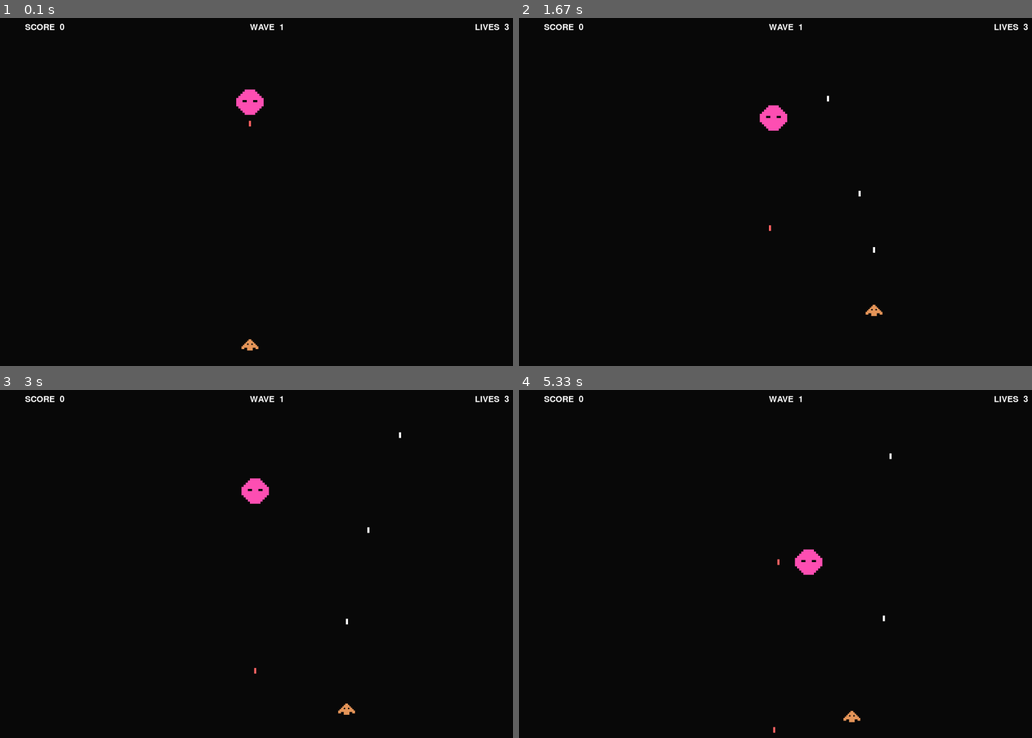
Above: before the commit, frames 1-4 (two rows, left to right).
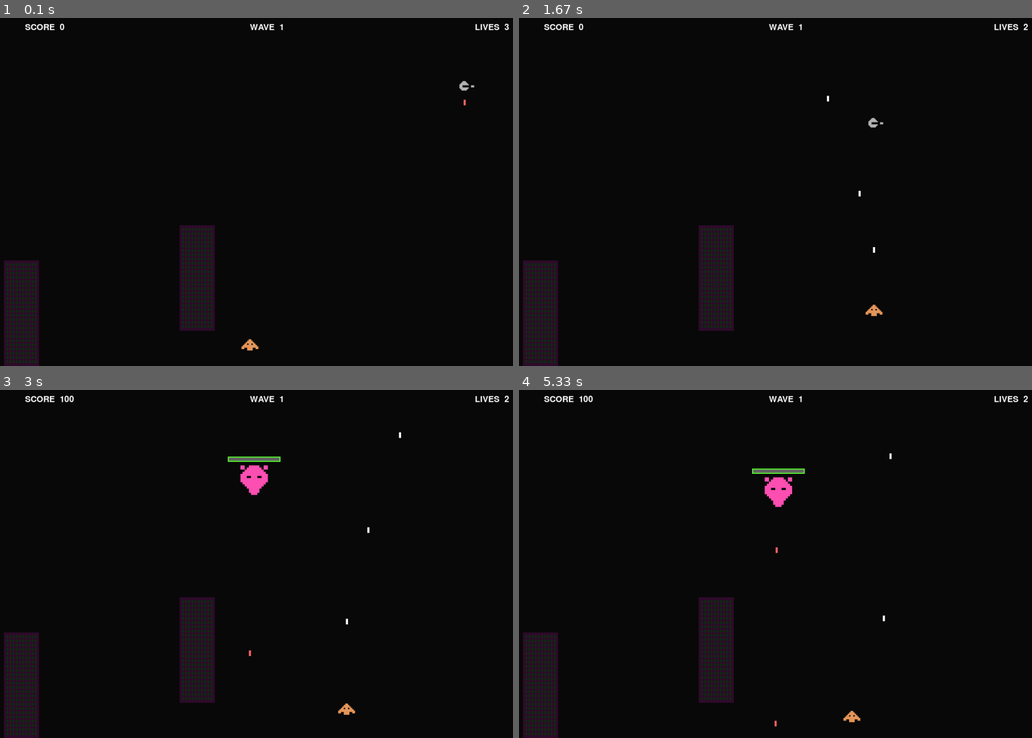
Above: after the commit, the same moments.

Repository: typical-byte-world/sandbox-game
Game: pygame game, started from main.py
Same seed, same stepped clock (60 frames per second), same inputs: the game is played once before the commit and once after it.
Inputs:
- Up to frame 1 (0.1 s): no input
- Up to frame 2 (1.67 s): hold R 0.33-0.8 s; hold Right 0.33-0.8 s; hold Right 0.83-1.3 s; tap Space at 0.9, 1.2, 1.4 s; hold Up 1.33-1.63 s
- Up to frame 3 (3 s): hold Right 1.67-2.13 s; tap Space at 1.73, 2.03, 2.23, 2.53, 2.8 s; hold Left 2.17-2.7 s; hold Down from 2.73 s (still down)
- Up to frame 4 (5.33 s): release Down at 3.03 s; hold Left 3.07-3.47 s; tap Space at 3.13, 3.43, 3.57, 3.97, 4.27, 4.63, 5.03 s; hold Up 3.5-3.87 s; hold Right 3.9-4.53 s; hold Down 4.57-4.93 s; hold Left from 4.97 s (still down)

The runs differ from the first frame. In frame 1, 4.1% of the frame differs, in the area x 0-93%, y 17-100%; in frame 2, 4.1%; in frame 3, 4.4%; in frame 4, 4.6%, in the area x 0-100%, y 1-100%.

Commit message:
Add two buildings

Diff:
--- /dev/null
+++ b/game_env/building.py
@@ -0,0 +1,89 @@
+import pygame
+from game_env.settings import (
+    WIDTH,
+    HEIGHT,
+    BUILDING_HEIGHT,
+    BUILDING_WIDTH,
+    WINDOW_WIDTH,
+    WINDOW_HEIGHT,
+    WINDOW_GAP_X,
+    WINDOW_GAP_Y,
+    BUILDING_POSITION_X,
+    BUILDING_COLOR,
+    WINDOW_COLOR
+)
+from game_env.pixel_art import draw_pixel_sprite
+
+
+class Building:
+    def __init__(self, building_width, building_height, gap_x, gap_y,
+                       window_width, window_height,
+                       building_position_x, building_position_y,
+                       building_color, window_color):
+        self.height = building_height
+        self.width = building_width
+        self.gap_x = gap_x
+        self.gap_y = gap_y
+
+        self.usable_width = building_width - gap_x * 2
+        self.usable_height = building_height - gap_y * 2
+
+        self.window_width = window_width
+        self.window_height = window_height
+
+        self.columns = self.usable_width // (self.window_width + gap_x)
+        self.rows = self.usable_height // (self.window_height + gap_y)
+
+        self.building_position_x = building_position_x
+        self.building_position_y = building_position_y
+
+        self.windows_width = self.columns * self.window_width
+        self.windows_height = self.rows * self.window_height
+
+        # X
+        self.x_gaps_count = self.columns - 1
+        self.gaps_width = self.x_gaps_count * gap_x
+        self.grid_width = self.windows_width + self.gaps_width
+        self.remaining_width = building_width - self.grid_width
+        self.side_margin_x = int(self.remaining_width / 2)
+
+        # Y
+        self.y_gaps_count = self.rows - 1
+        self.gaps_height = self.y_gaps_count * gap_y
+        self.grid_height = self.windows_height + self.gaps_height
+        self.remaining_height = building_height - self.grid_height
+        self.side_margin_y = int(self.remaining_height / 2)
+
+        self.building_color = building_color
+        self.window_color = window_color
+
+    def draw(self, screen):
+        city_surface = pygame.Surface(
+            (WIDTH, HEIGHT),
+            pygame.SRCALPHA
+        )
+        pygame.draw.rect(
+            city_surface,
+            self.building_color,
+            (
+                self.building_position_x, self.building_position_y, self.width, self.height
+            )
+        )
+
+        self.draw_windows(city_surface)
+
+        screen.blit(city_surface, [0, 0])
+
+    def draw_windows(self, screen):
+
+        for row in range(self.rows):
+            for column in range(self.columns):
+
+                window_y = self.building_position_y + self.side_margin_y + row * (self.window_height + self.gap_y)
+                window_x = self.building_position_x + self.side_margin_x + column * (self.window_width + self.gap_x)
+
+                pygame.draw.rect(
+                    screen,
+                    self.window_color,
+                    (window_x, window_y, self.window_width, self.window_height)
+                )
--- /dev/null
+++ b/game_env/city.py
@@ -0,0 +1,24 @@
+from game_env.building import Building
+from game_env.settings import HEIGHT, BUILDING_HEIGHT
+
+class City:
+    def __init__(self):
+        self.buildings = []
+
+        building = Building(building_width=100, building_height=300, gap_x=4, gap_y=4,
+                            window_width=5, window_height=8, building_position_x=100, building_position_y=int(HEIGHT - BUILDING_HEIGHT),
+                            building_color=(150, 20, 135, 70), window_color=(20, 150, 35, 70))
+
+        building2 = Building(building_width=100, building_height=300, gap_x=4, gap_y=4,
+                            window_width=5, window_height=8, building_position_x=600, building_position_y=600,
+                            building_color=(150, 20, 135, 70), window_color=(20, 150, 35, 70))
+
+        self.buildings.append(building)
+        self.buildings.append(building2)
+
+
+
+    def draw(self, screen):
+
+        for building in self.buildings:
+            building.draw(screen)
--- a/game_env/entities/bosses/boss.py
+++ b/game_env/entities/bosses/boss.py
@@ -13,6 +13,8 @@
     BOSS_DASH_COOLDOWN,
     BOSS_DASH_SPEED,
     BOSS_DASH_DURATION,
+    BOSS_HP_BAR_HEIGHT,
+    BOSS_HP_BAR_WIDTH
 )
 
 from game_env.pixel_art import (
@@ -188,3 +190,29 @@
             self.pixel_size,
             self.color,
         )
+
+        # hp bar
+        x_bar_pos = self.position.x - (BOSS_HP_BAR_WIDTH // 2)
+        y_bar_pos = self.rect.top - BOSS_HP_BAR_HEIGHT - 10
+        adjusted_width = int(BOSS_HP_BAR_WIDTH * (self.health / self.max_health))
+
+        # фон
+        pygame.draw.rect(
+            screen,
+            (50, 50, 50),
+            (x_bar_pos, y_bar_pos, BOSS_HP_BAR_WIDTH, BOSS_HP_BAR_HEIGHT),
+        )
+        # hp
+        pygame.draw.rect(
+            screen,
+            (100, 100, 100),
+            (x_bar_pos, y_bar_pos, adjusted_width, BOSS_HP_BAR_HEIGHT),
+        )
+
+        # рамка
+        pygame.draw.rect(
+            screen,
+            (90, 250, 50),
+            (x_bar_pos, y_bar_pos, BOSS_HP_BAR_WIDTH, BOSS_HP_BAR_HEIGHT),
+            3
+        )
--- a/game_env/game.py
+++ b/game_env/game.py
@@ -13,6 +13,8 @@
 from game_env.entities.enemies.dodger import Dodger
 from game_env.entities.enemies.tactical import Tactical
 from game_env.entities.bosses.boss import Boss
+from game_env.city import City
+
 
 
 class Game:
@@ -38,6 +40,7 @@
         self.boss = None
         self.stats = GameStats()
         self.hud = HUD()
+        self.city = City()
 
         self.wave_manager = WaveManager(self)
 
@@ -114,6 +117,7 @@
                     self.stats.kills += 1
                     self.stats.score += 1000
                     self.boss = None
+                    self.stats.game_complete = True
 
                 continue
 
@@ -180,6 +184,8 @@
     def draw(self):
         self.screen.fill(BACKGROUND_COLOR)
 
+        self.city.draw(self.screen)
+
         self.player.draw(self.screen)
 
         for bullet in self.bullets:
@@ -262,12 +268,6 @@
                 wave,
             )
 
-        # elif enemy_type == "boss1":
-        #     enemy = Boss1(
-        #         WIDTH // 2,
-        #         250
-        #     )
-
         else:
             return
 
@@ -283,6 +283,7 @@
         self.bullets = []
         self.enemies = []
         self.enemy_bullets = []
+        self.boss = None
 
         self.wave_manager.current_wave = 0
         self.wave_manager.spawn_queue = []
--- a/game_env/pixel_art.py
+++ b/game_env/pixel_art.py
@@ -113,8 +113,8 @@
 
 
 BOSS_SPRITE = [
-    "....XXXXX....",
-    "...XXXXXXX...",
+    "XX..XXXXX..XX",
+    "XX.XXXXXXX.XX",
     "..XXXXXXXXX..",
     ".XXXXXXXXXXX.",
     "XXXXXXXXXXXXX",
@@ -125,4 +125,10 @@
     "..XXXXXXXXX..",
     "...XXXXXXX...",
     "....XXXXX....",
+    "....XXXXX....",
+    ".....XXX.....",
+
+    # "....XXXXX....",
+    # "....XXXXX....",
+
 ]
--- a/game_env/settings.py
+++ b/game_env/settings.py
@@ -124,3 +124,21 @@
 BOSS_DASH_COOLDOWN = 5.0
 BOSS_DASH_SPEED = 700
 BOSS_DASH_DURATION = 0.35
+
+BOSS_HP_BAR_HEIGHT = 15
+BOSS_HP_BAR_WIDTH = 150
+
+
+
+# ============== BUILDING ============== #
+BUILDING_HEIGHT = 300
+BUILDING_WIDTH = 100
+
+WINDOW_HEIGHT = 8
+WINDOW_WIDTH = 5
+WINDOW_GAP_X = 4
+WINDOW_GAP_Y = 4
+
+BUILDING_POSITION_X = 100
+BUILDING_COLOR = (150, 20, 135, 70)
+WINDOW_COLOR = (20, 150, 35, 70)
--- a/game_env/wave_manager.py
+++ b/game_env/wave_manager.py
@@ -6,8 +6,7 @@
         {
             "color": (180, 180, 180),
             "enemies": {
-                "boss1": 1,
-                # "tactical": 1,
+                "tactical": 1,
                 # "dodger": 5,
                 # "scout": 1,
                 # "shooter": 1,
